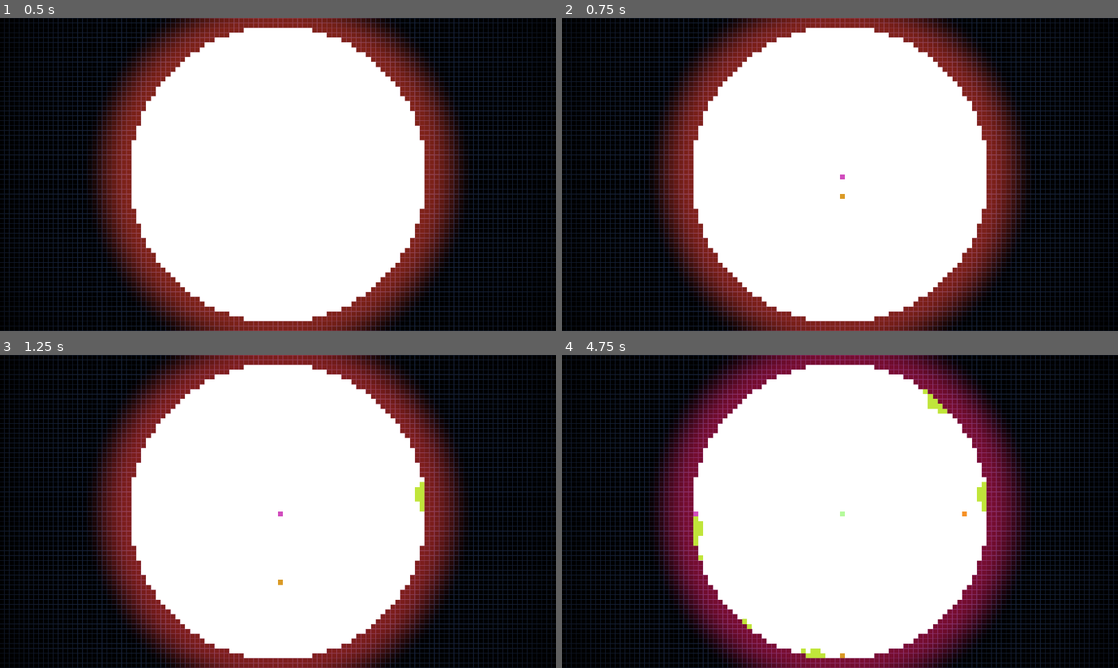
Above: before the commit, frames 1-4 (two rows, left to right).
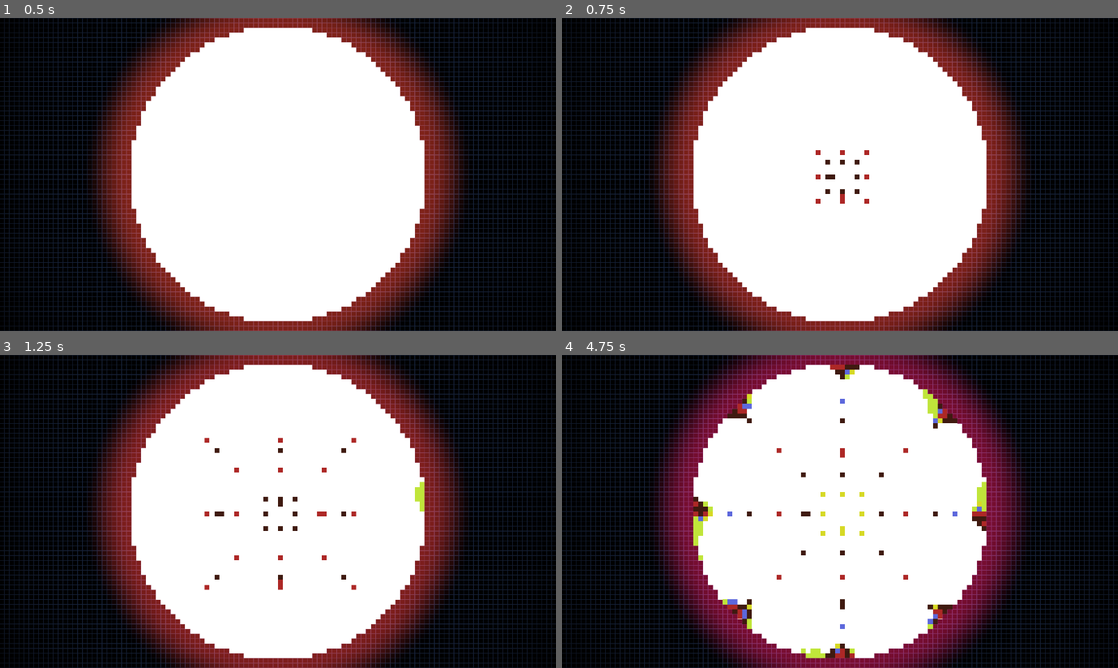
Above: after the commit, the same moments.

Repository: Masupell/sand_tetris_round
Game: Godot game, scene res://scenes/World.tscn
Same seed, same stepped clock (60 frames per second), same inputs: the game is played once before the commit and once after it. The project has no main scene, so this scene is started directly.
Inputs (mouse positions are in pixels of both pictures, inside the frame that each line leads up to):
- Up to frame 1 (0.5 s): no input
- Up to frame 2 (0.75 s): tap Enter (ui_accept) at 0.5, 0.6 s; move the mouse to (962, 158) at 0.52 s; click (962, 158) at 0.67 s
- Up to frame 3 (1.25 s): tap Enter (ui_accept) at 0.77, 1.07 s
- Up to frame 4 (4.75 s): move the mouse to (728, 527) at 1.27 s; tap Enter (ui_accept) at 1.35, 1.52, 1.82, 2.1, 2.85, 3.02, 3.32, 3.6, 3.77, 4.07, 4.35, 4.52 s; click (728, 527) at 1.42 s; move the mouse to (895, 442) at 2.02 s; click (895, 442) at 2.17 s; move the mouse to (812, 574) at 2.77 s; click (812, 574) at 2.92 s; move the mouse to (1006, 558) at 3.52 s; click (1006, 558) at 3.67 s; move the mouse to (673, 464) at 4.27 s; click (673, 464) at 4.42 s

Frame 1 is identical in both runs. In frame 2, 0.3% of the frame differs, in the area x 45-56%, y 42-60%; in frame 3, 0.5%; in frame 4, 2.1%, in the area x 23-77%, y 3-97%.
Error before the commit: Invalid access to property or key '2080' on a base object of type 'Dictionary'. (res://Code/grid.gd:192)

Commit message:
Different Colors, gets really laggy fast, with more then two colors

Diff:
--- a/Code/grid.gd
+++ b/Code/grid.gd
@@ -18,7 +18,15 @@
 var time_passed: float = 0.0
 var circle_check_timer: float = 0.0
 var interval: float = 0.05
-var circle_time: float = 1.0
+var circle_time: float = 5.0#1.0
+
+var colors = [
+	Color(0.753, 0.898, 0.227, 1.0),
+	Color(0.366, 0.41, 0.863, 1.0),
+	Color(0.678, 0.157, 0.149, 1.0),
+	Color(0.249, 0.102, 0.062, 1.0),
+	Color(0.839, 0.851, 0.145, 1.0)
+]
 
 enum CellType { EMPTY, SAND, WATER, WALL, BARRIER}
 
@@ -124,17 +132,18 @@
 		spawn_sand()
 
 func spawn_sand(): #Spawns a single sand-block in the center
-	var idx = center.y * width + center.x
-
-	#print(idx)
-	if grid[idx].type == CellType.EMPTY:
-		var angle = randf_range(0.0, TAU)
-		var dir = Vector2(cos(angle), sin(angle))
-		grid[idx].type = CellType.SAND
-		grid[idx].vel = dir
-		grid[idx].color = Color(randf(), randf(), randf())
-		sand_cells.append(idx)
-		sand_map[idx] = sand_cells.size()-1
+	var color = colors.pick_random()
+	for y in [-1, 0, 1]:
+		for x in [-1, 0, 1]:
+			var idx = (center.y+y) as int * width + (center.x+x) as int
+			if grid[idx].type == CellType.EMPTY:
+				var angle = randf_range(0.0, TAU)
+				var dir = Vector2(cos(angle), sin(angle))
+				grid[idx].type = CellType.SAND
+				grid[idx].vel = dir
+				grid[idx].color = color#Color(randf(), randf(), randf())
+				sand_cells.append(idx)
+				sand_map[idx] = sand_cells.size()-1
 
 
 func update_sand():
